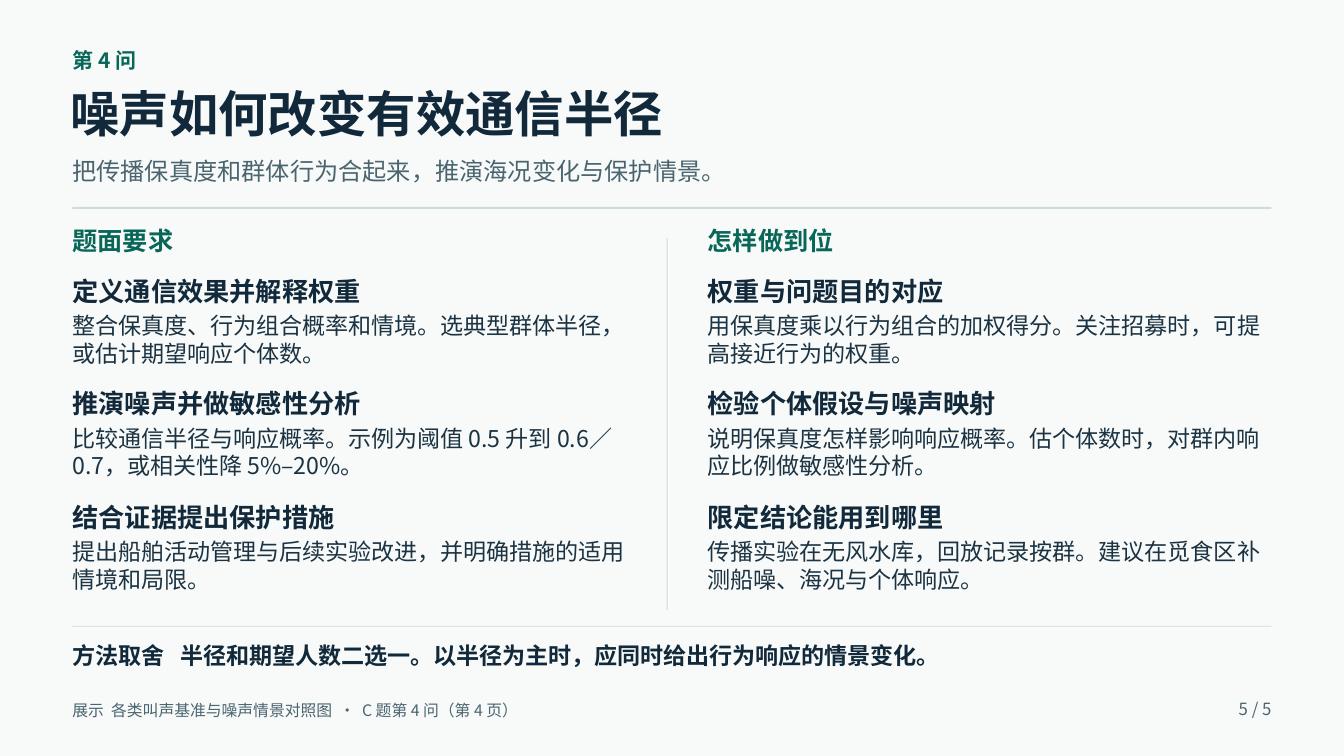
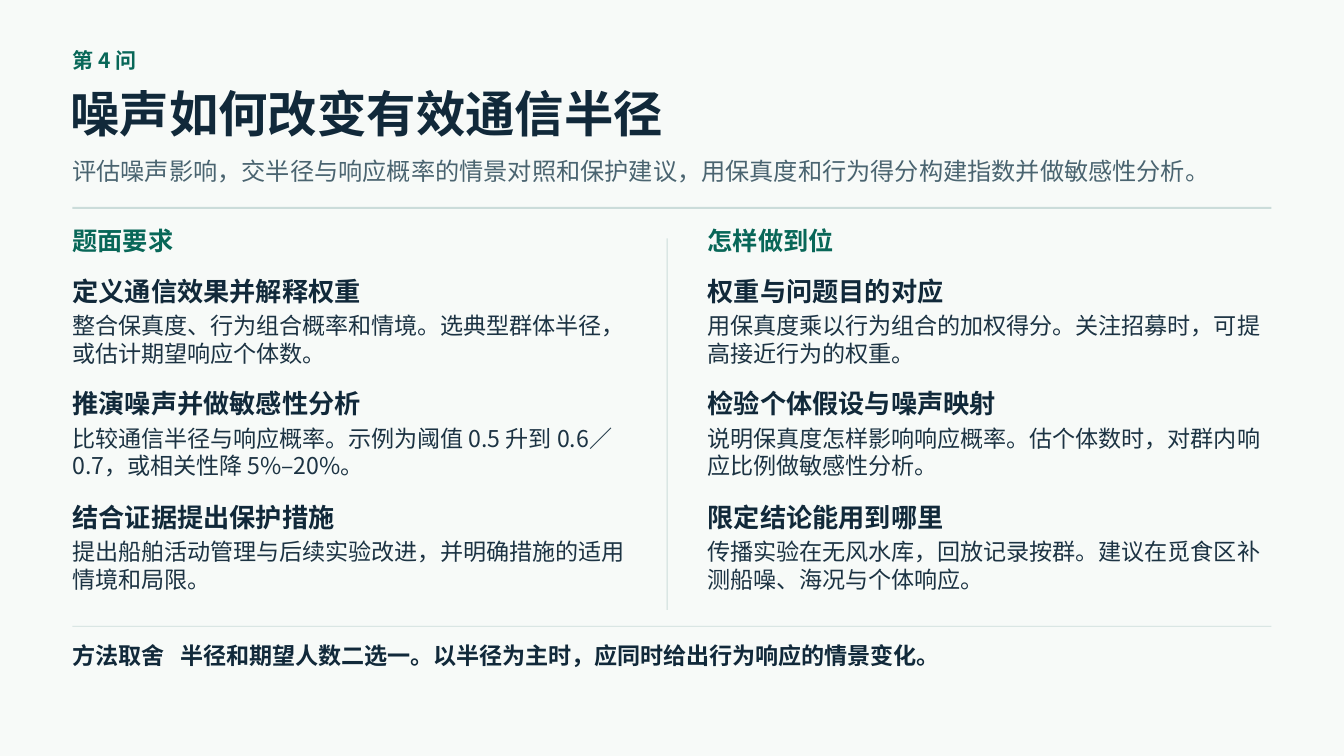
Before and after one commit to quanliangwen/1, a slide deck: slide 5 of APMCM/2026-C/APMCM-2026-C-Review-Guide.pptx. Drawn at 1344x756 pixels with LibreOffice and Linux fonts; fonts in the diff are those of the drawing. Boxes give left, top, right and bottom in pixels: in the first picture for what was removed or moved away, otherwise in the second. Text is boxed around its words. In the diff, an @@ line names an element or a change of style, - is before the commit and + after.

```diff
--- a/APMCM/2026-C/APMCM-2026-C-Review-Guide.pptx
+++ b/APMCM/2026-C/APMCM-2026-C-Review-Guide.pptx
@@ text at (x1=72, y1=159, x2=1209, y2=182): text changed @@
-把传播保真度和群体行为合起来，推演海况变化与保护情景。
+评估噪声影响，交半径与响应概率的情景对照和保护建议，用保真度和行为得分构建指数并做敏感性分析。
@@ text removed at (x1=72, y1=702, x2=518, y2=718) @@
-展示 各类叫声基准与噪声情景对照图 · C 题第 4 问（第 4 页）
@@ text removed at (x1=1239, y1=702, x2=1271, y2=715) @@
-5 / 5
```
Also in this commit, not shown: 4 other slides changed.
